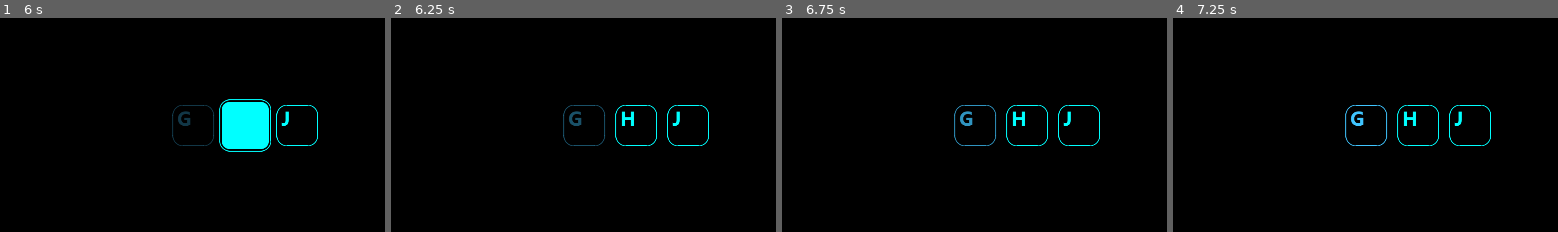
Above: before the commit, frames 1-4 (left to right).
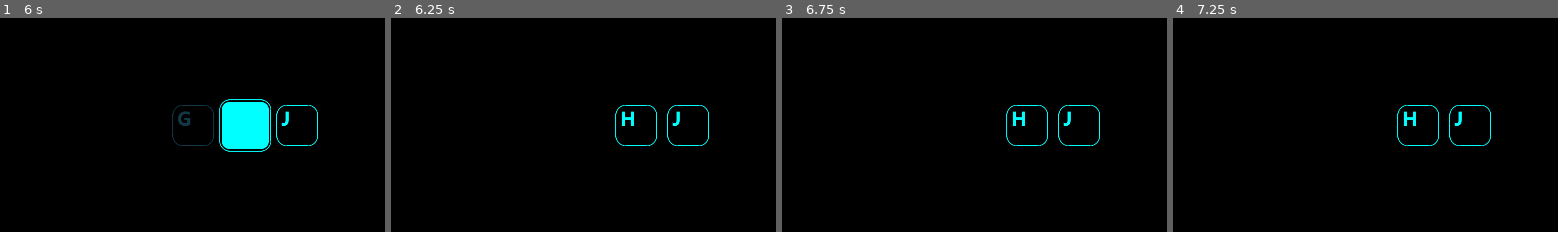
Above: after the commit, the same moments.

Repository: hedgemandan/2025-InfinityJam
Game: Godot game, scene res://Scenes/main_scene.tscn
The game is run twice, just before and just after one commit, with the same random seed, the same clock (stepped at 60 frames per second) and the same inputs.
Inputs:
- Up to frame 1 (6 s): tap Enter at 0.5, 2, 3.5 s; tap 0 every 1.5 s from 0.6 to 5.1 s; tap Space at 0.77, 1.25, 1.52, 2.75, 3.02, 3.77, 4.25, 4.52 s; tap 9 every 1.5 s from 1.35 to 5.85 s
- Up to frame 2 (6.25 s): tap Space at 6.02 s
- Up to frame 3 (6.75 s): tap 0 at 6.6 s
- Up to frame 4 (7.25 s): tap Space at 6.77 s
The pictures show only the part of the screen within x 14-64%, y 26-76%; the shares and areas given below are measured in that part.

Frame 1 is identical in both runs. In frame 2, 0.3% of the frame differs, in the area x 44-56%, y 40-60%; in frame 3, 0.4%; in frame 4, 0.4%.

Commit message:
Game ends and resets

Diff:
--- a/2_Project/RhythmQWERTY/Scripts/button.gd
+++ b/2_Project/RhythmQWERTY/Scripts/button.gd
@@ -32,6 +32,12 @@
 	if self.visible:
 		anim_player.play("Empty")
 
+func reset_anim():
+	var anim_player = $AnimationPlayer
+	$AnimationPlayer.speed_scale = 1
+	if self.visible:
+		anim_player.play("RESET")
+
 func grow_menu_anim():
 	var anim_player = $AnimationPlayer
 	$AnimationPlayer.speed_scale = 1
--- a/2_Project/RhythmQWERTY/Scripts/main_scene.gd
+++ b/2_Project/RhythmQWERTY/Scripts/main_scene.gd
@@ -99,17 +99,24 @@
 	## Checks all nodes in group "animated nodes" and connects the signal from "Button.tscn", so if any buttons reach the max extent of their animation it triggers the
 	## "_on_reached_max_extent" end-game function
 	global.gamestate == 0
+	global.numberoffbuttonsvisible = 2
+	global.correcthits = 0
+	global.incorrecthits = 0
 	var all_animated_nodes = get_tree().get_nodes_in_group("animated_nodes")
 	for node in all_animated_nodes:
 		if node.has_signal("reached_max_extent"):
 			node.connect("reached_max_extent", self._on_reached_max_extent)
 
+	for button_name in buttons_data.keys():
+		buttons_data[button_name]["Node"].reset_anim()
+
 	## Sets the 2 starter buttons to default state, starts the game timers and starts the music
 	buttons_data["Button1"]["Node"].empty_anim() #Makes starting button appear visible
 	buttons_data["Button2"]["Node"].empty_anim() #Makes starting button appear visible
+	get_tree().call_group("timersGroup", "stop")
 	start_newbuttonspawn_timer()
 	start_buttoncharge_timer()
-	Music.play()
+	Music.play(0.0)
 
 ## Apply preset colours of nodes to all nodes once upon game setup
 	for button_name in buttons_data.keys():
@@ -171,6 +178,14 @@
 	timer.start()
 
 func _on_timer_timeoutdeath():
+	game_over()
+	print("Game Over incorrect key pressed")
+
+func _on_reached_max_extent():
+	game_over()
+	print("Game Over via key not pressed in time")
+
+func game_over():
 	get_tree().paused = true
 	for button_name in buttons_data.keys():
 		var button_node = buttons_data[button_name]["Node"]
@@ -181,22 +196,6 @@
 	end_screen_instance.global_position = get_viewport_rect().size / 2 - end_screen_instance.size / 2
 	end_screen_instance.restart_game.connect(game_setup)
 
-	print("Game Over incorrect key pressed")
-
-func _on_reached_max_extent():
-	get_tree().paused = true
-	for button_name in buttons_data.keys():
-		var button_node = buttons_data[button_name]["Node"]
-		if button_node:
-			button_node.modulate = Color(1,1,1,1)
-	end_screen_instance = end_screen.instantiate()
-	add_child(end_screen_instance)
-	end_screen_instance.global_position = get_viewport_rect().size / 2 - end_screen_instance.size / 2
-	end_screen_instance.restart_game.connect(game_setup)
-
-	print("Game Over via key not pressed in time")
-
-
 
 
 
@@ -217,6 +216,7 @@
 ## timer for adding new buttons every 5 seconds and incrementing the gamestate by 1
 func start_newbuttonspawn_timer():
 	var timer = Timer.new()
+	timer.add_to_group("timersGroup")
 	timer.wait_time = 5
 	timer.one_shot = false
 	timer.connect("timeout", Callable(self, "_on_timer_timeoutNB"))
@@ -243,6 +243,7 @@
 ## timer and timeout function for making a random button "charge up" from the selection of buttons which are visible
 func start_buttoncharge_timer():
 	var timer = Timer.new()
+	timer.add_to_group("timersGroup")
 	if global.gamestep <= 2:
 		timer.wait_time = 2
 	elif global.gamestep <= 5:
--- a/2_Project/RhythmQWERTY/project.godot
+++ b/2_Project/RhythmQWERTY/project.godot
@@ -27,6 +27,7 @@
 [global_group]
 
 animated_nodes=""
+timersGroup=""
 
 [rendering]
 
